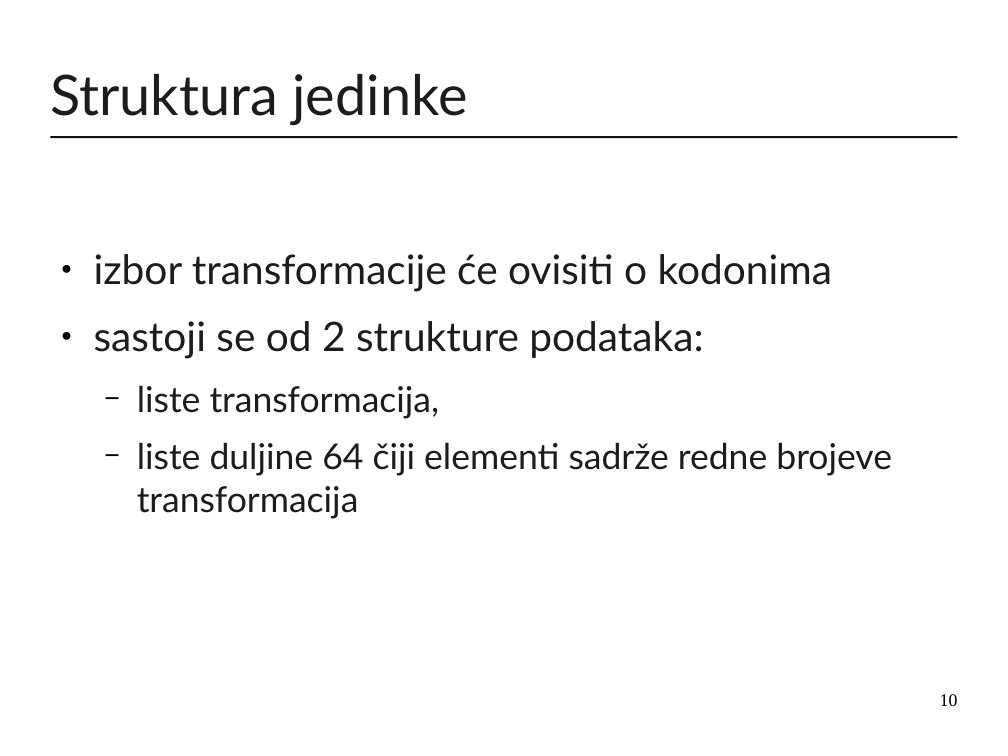
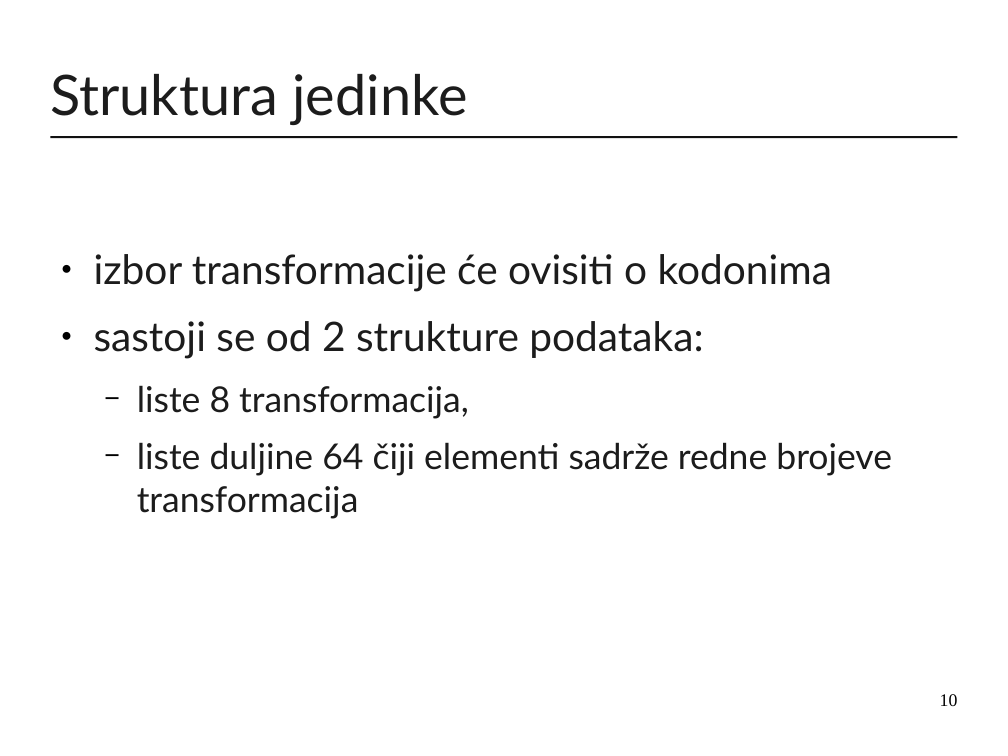
Before and after one commit to mirjamsk/DNAdrivenIFS, a slide deck: slide 10 of CD_bundle/prezentacija.odp. Drawn at 1008x756 pixels with LibreOffice and Linux fonts; fonts in the diff are those of the drawing. Boxes give left, top, right and bottom in pixels: in the first picture for what was removed or moved away, otherwise in the second. Text is boxed around its words. In the diff, an @@ line names an element or a change of style, - is before the commit and + after.

```diff
--- a/CD_bundle/prezentacija.odp
+++ b/CD_bundle/prezentacija.odp
@@ text at [137, 385, 469, 419]: text changed @@
-  − liste transformacija,
+  − liste 8 transformacija,
```
Also in this commit, not shown: 3 other slides changed, 2 slides added, 1 other file.
